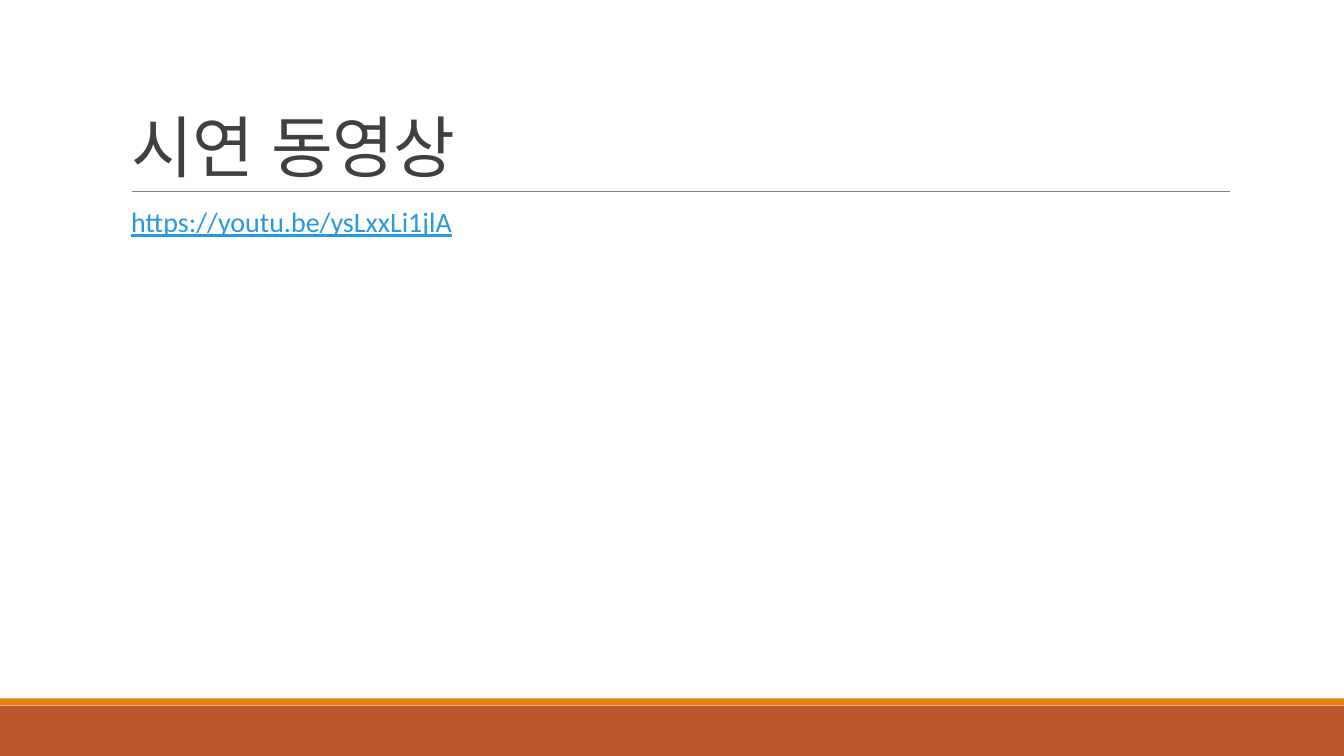
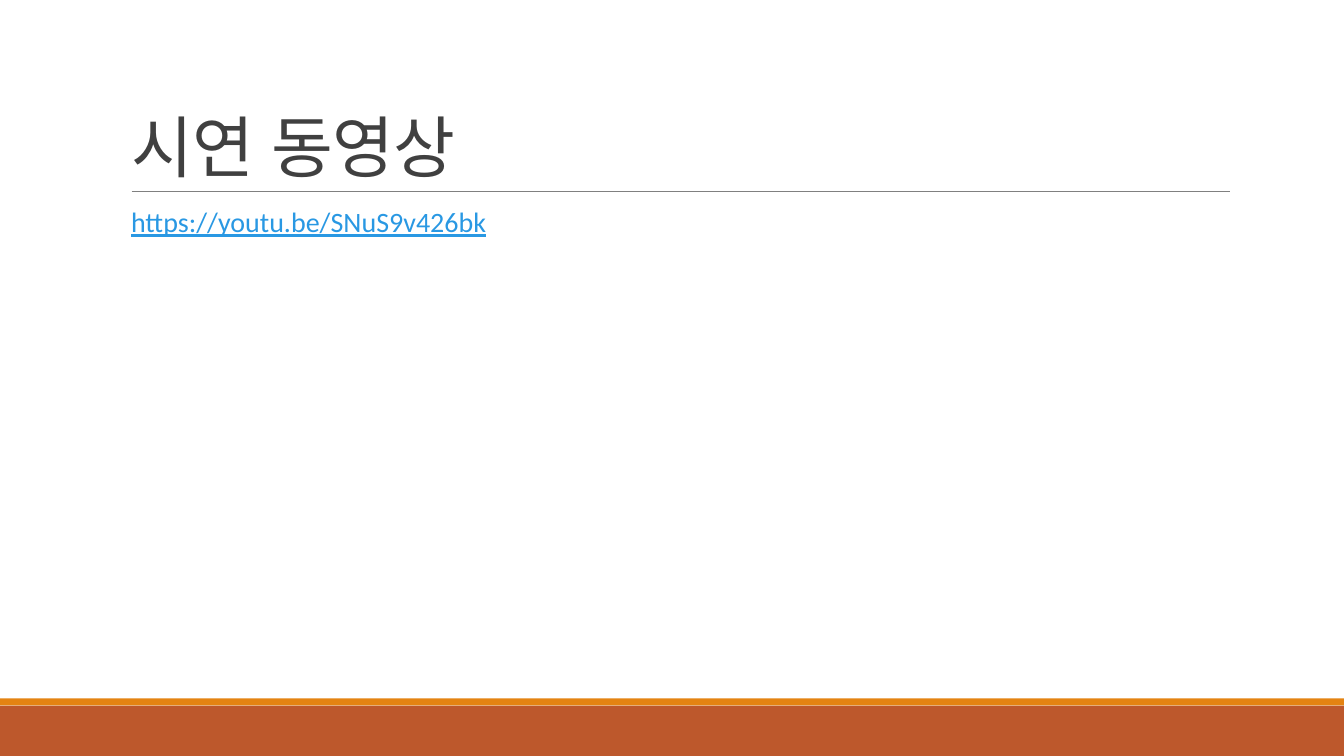
Before and after one commit to SuperNova911/UnityBattleRoyale, a slide deck: slide 10 of 게임 경진대회 발표자료/No Honor.pptx. Drawn at 1344x756 pixels with LibreOffice and Linux fonts; fonts in the diff are those of the drawing. Boxes give left, top, right and bottom in pixels: in the first picture for what was removed or moved away, otherwise in the second. Text is boxed around its words. In the diff, an @@ line names an element or a change of style, - is before the commit and + after.

```diff
--- a/게임 경진대회 발표자료/No Honor.pptx
+++ b/게임 경진대회 발표자료/No Honor.pptx
@@ text at [131,212,486,237]: text changed @@
-  https://youtu.be/ysLxxLi1jlA
+  https://youtu.be/SNuS9v426bk
```
Also in this commit, not shown: 2 other slides changed, 2 other files.
